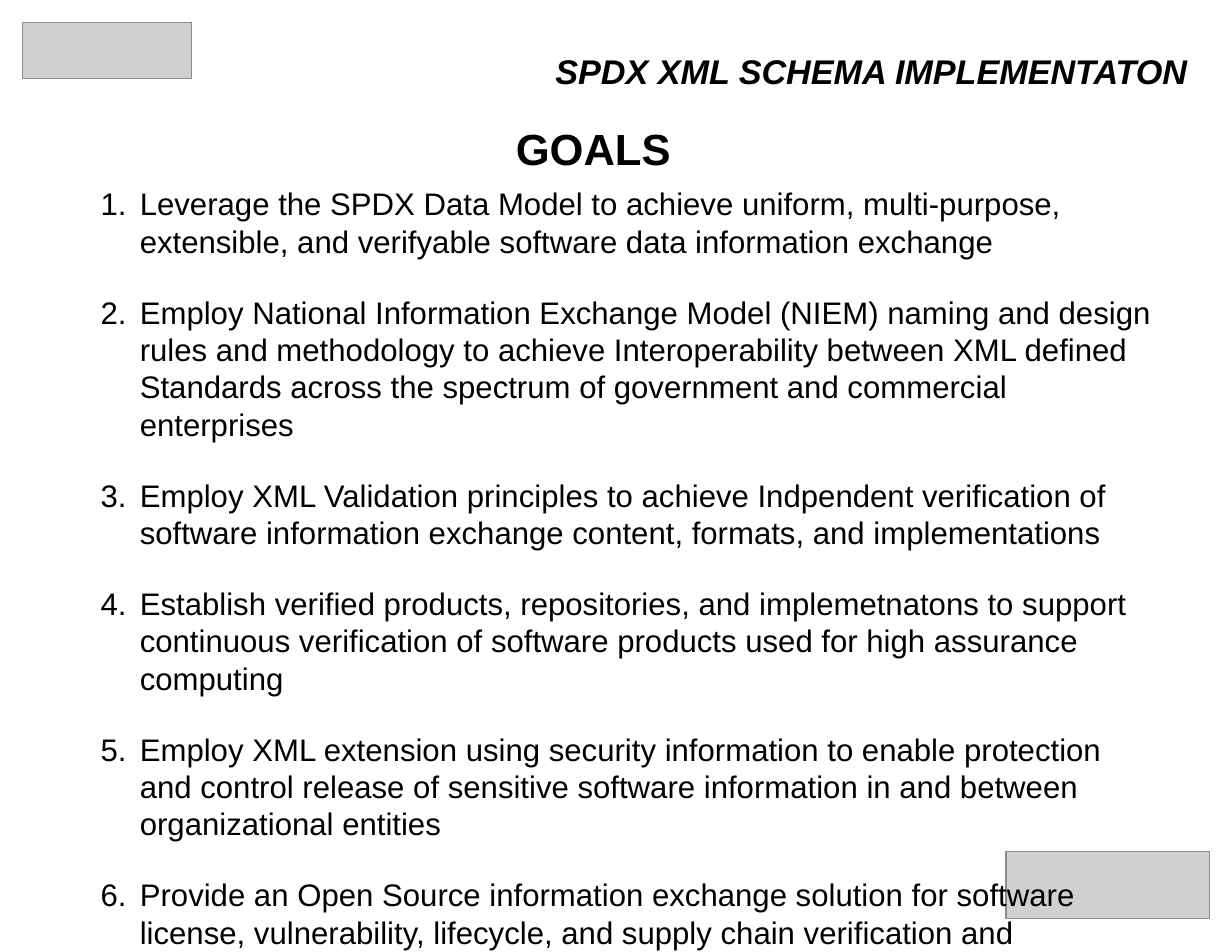
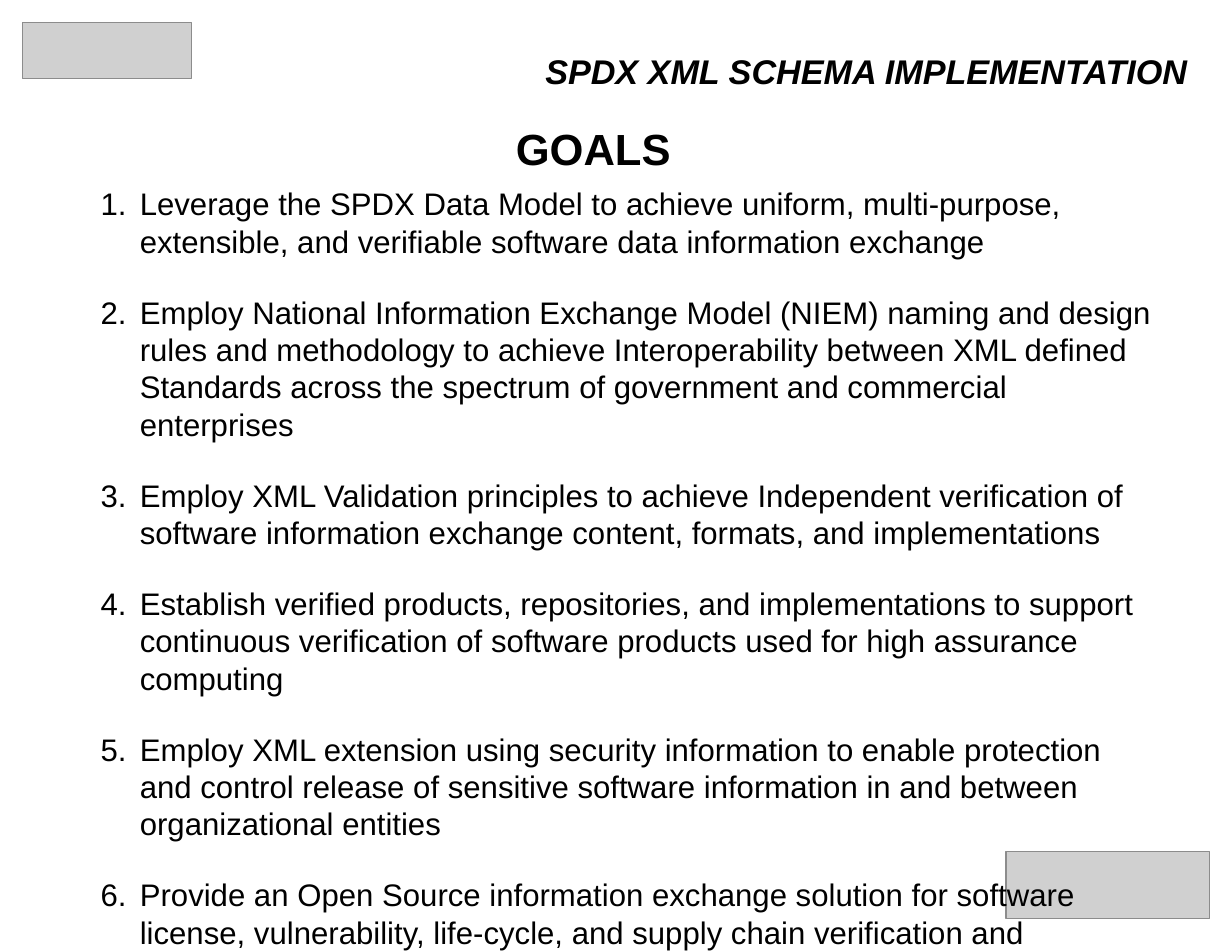
Before and after one commit to mil-oss/spdx-xsd, a slide deck: slide 2 of doc/NIEM_IEPD.odp. Drawn at 1232x952 pixels with LibreOffice and Linux fonts; fonts in the diff are those of the drawing; grey boxes stand for pictures. Boxes give left, top, right and bottom in pixels: in the first picture for what was removed or moved away, otherwise in the second. Text is boxed around its words. In the diff, an @@ line names an element or a change of style, - is before the commit and + after.

Commit message:
JDN

```diff
--- a/doc/NIEM_IEPD.odp
+++ b/doc/NIEM_IEPD.odp
@@ text at [545,60,1187,85]: text changed @@
-SPDX XML SCHEMA IMPLEMENTATON
+SPDX XML SCHEMA IMPLEMENTATION
@@ text at [140,192,1060,259]: text changed @@
-1. Leverage the SPDX Data Model to achieve uniform, multi-purpose, extensible, and verifyable software data information exchange
+1. Leverage the SPDX Data Model to achieve uniform, multi-purpose, extensible, and verifiable software data information exchange
@@ text at [140,484,1133,696]: text changed @@
-3. Employ XML Validation principles to achieve Indpendent verification of software information exchange content, formats, and implementations
-4. Establish verified products, repositories, and implemetnatons to support continuous verification of software products used for high assurance computing
+3. Employ XML Validation principles to achieve Independent verification of software information exchange content, formats, and implementations
+4. Establish verified products, repositories, and implementations to support continuous verification of software products used for high assurance computing
@@ text at [140,882,1075,950]: text changed @@
-6. Provide an Open Source information exchange solution for software license, vulnerability, lifecycle, and supply chain verification and management.
+6. Provide an Open Source information exchange solution for software license, vulnerability, life-cycle, and supply chain verification and management.
```
Also in this commit, not shown: 14 other slides changed.
